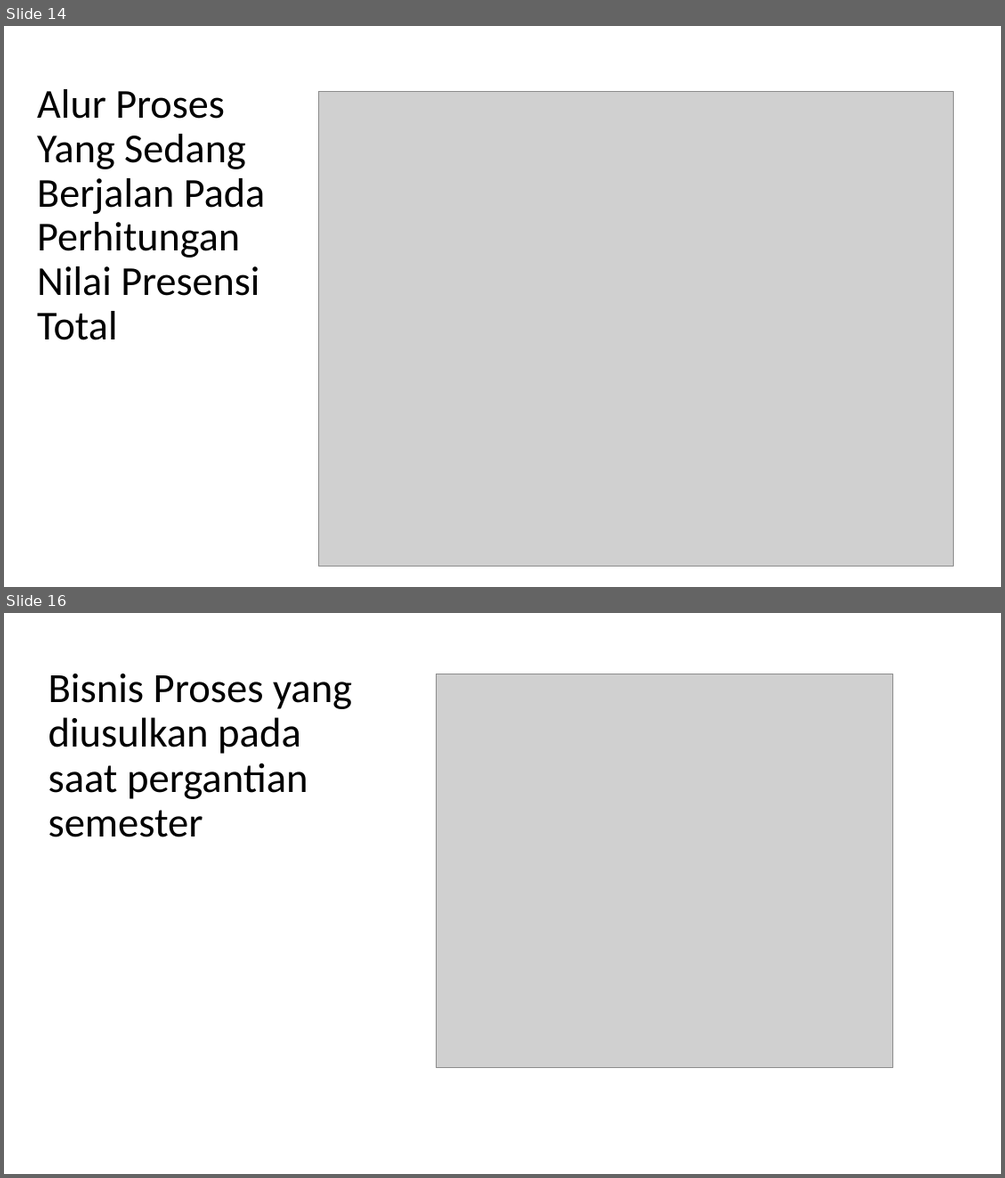
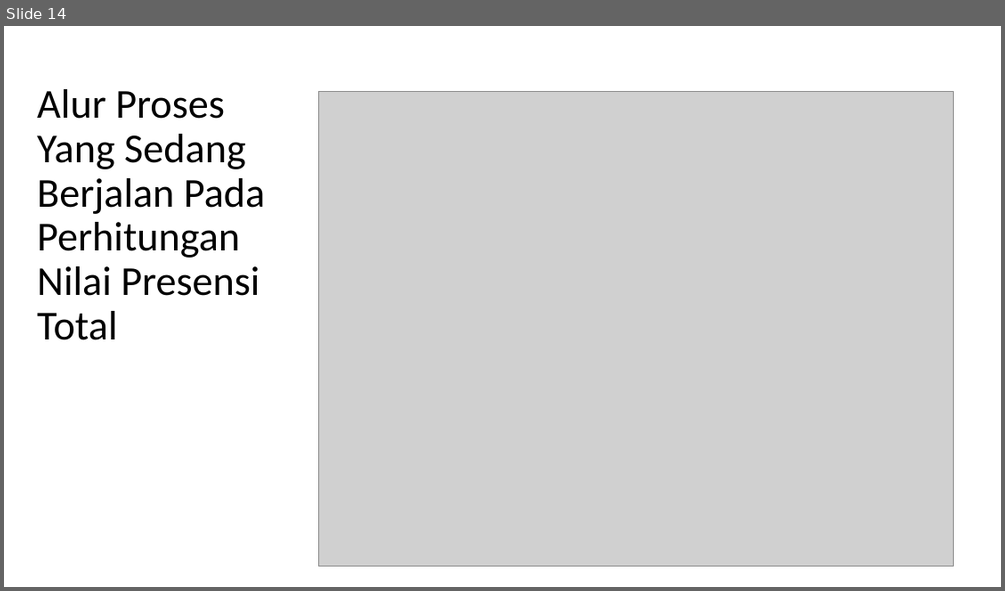
Before and after one commit to YodiYanwar/MY_SKRIPSI, a slide deck: Presentasi.pptx. Shown one above the other, each under a label of ours: slides 14 and 16 before the commit, slide 14 after it; the slides between them are not shown. The pictures are 1005x1178 and 1005x591 pixels, drawn with LibreOffice and Linux fonts; fonts in the diff are those of the drawing; grey boxes stand for pictures. Boxes give left, top, right and bottom in pixels: in the first picture for what was removed or moved away, otherwise in the second. Text is boxed around its words. In the diff, an @@ line names an element or a change of style, - is before the commit and + after.

```diff
--- a/Presentasi.pptx
+++ b/Presentasi.pptx
@@ slide 16 removed at (4, 613, 1001, 1174), background #FFFFFF @@
@@ text removed at (48, 674, 352, 837) @@
-Bisnis Proses yang
-diusulkan pada
-saat pergantian semester
@@ picture removed at (437, 674, 893, 1068) @@
```
Also in this commit, not shown: 5 slides changed, 1 slide added, 2 other slides removed, 13 other files.
